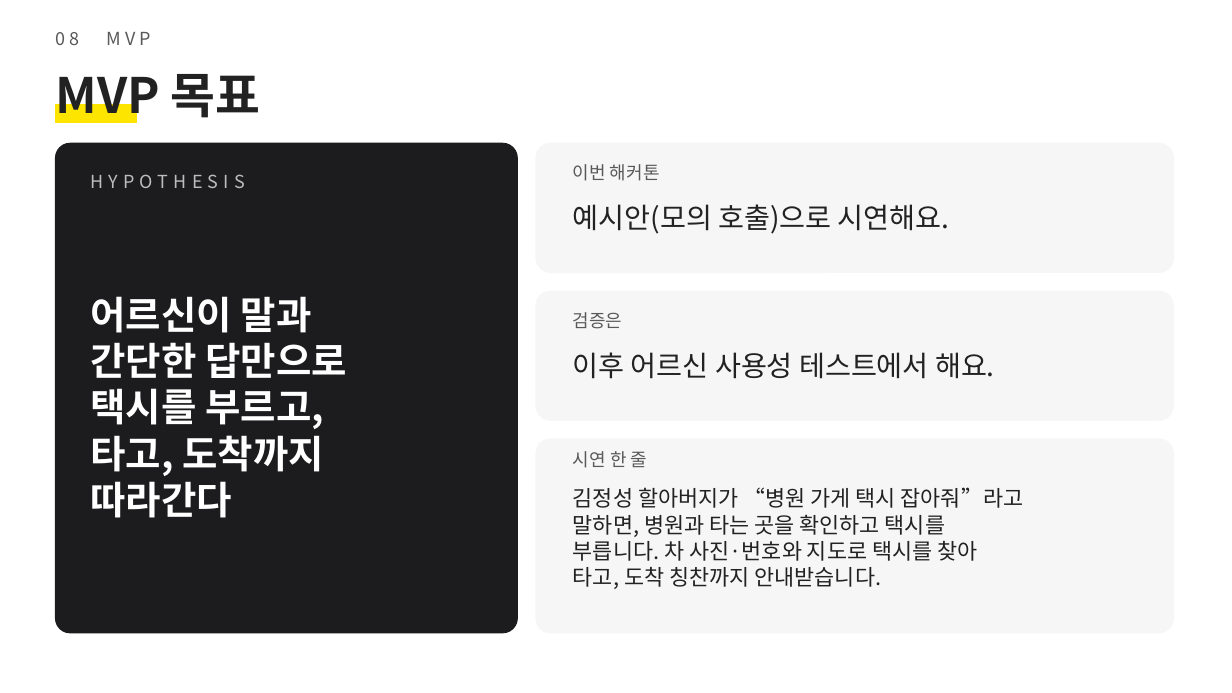
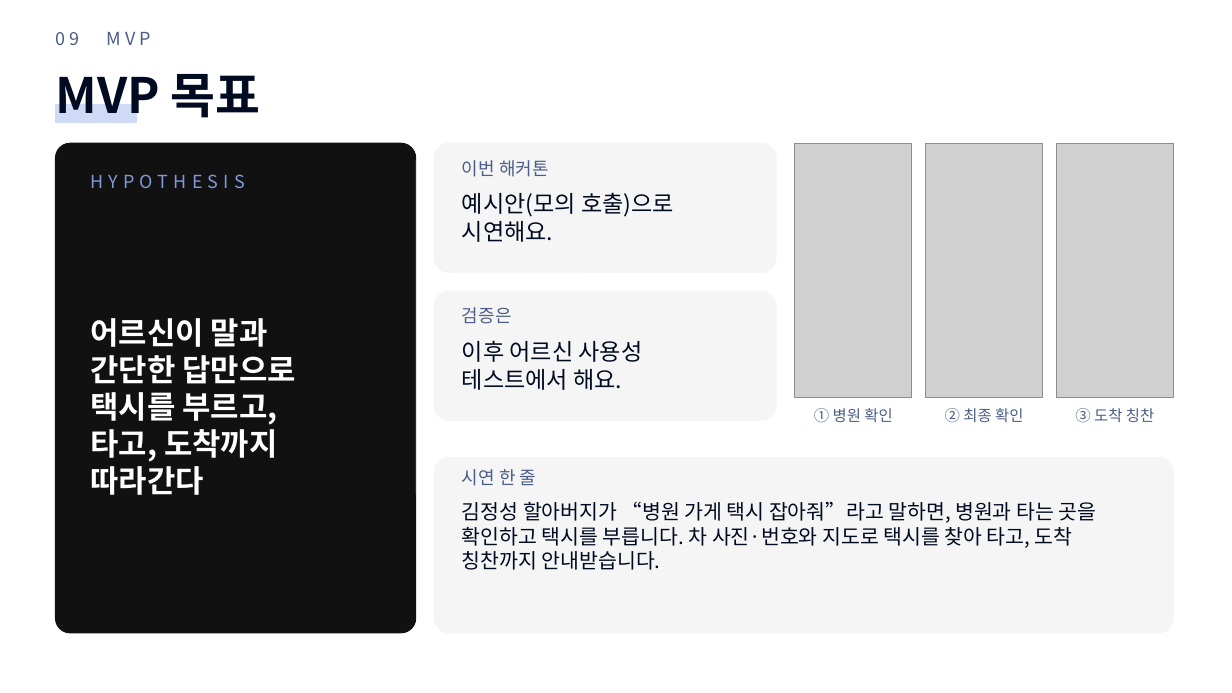
Before and after one commit to forethinkfi/HK06_4N, a slide deck: slide 10 of docs/presentation/gyeotae-user-research.pptx (slide 9 before the commit). Drawn at 1232x693 pixels with LibreOffice and Linux fonts; fonts in the diff are those of the drawing; grey boxes stand for pictures. Boxes give left, top, right and bottom in pixels: in the first picture for what was removed or moved away, otherwise in the second. Text is boxed around its words. In the diff, an @@ line names an element or a change of style, - is before the commit and + after.

```diff
--- a/docs/presentation/gyeotae-user-research.pptx
+++ b/docs/presentation/gyeotae-user-research.pptx
@@ title "MVP 목표" at box(55, 74, 261, 118): text colour #222222 to #000A20 @@
@@ text at box(107, 32, 151, 45): text changed; text colour #595959 to #4B5D86 @@
-08 MVP
+09 MVP
@@ rectangle at box(55, 104, 137, 123): fill #FEE500 to #CFDAF6; outline #FEE500 1 pt to #CFDAF6 1 pt @@
@@ rounded rectangle: place and size @@
-rounded rectangle at box(55, 143, 518, 633)
+rounded rectangle at box(55, 143, 416, 633)
@@ rounded rectangle at box(55, 143, 416, 633): fill #1C1C1E to #111111; outline #1C1C1E 0.75 pt to #111111 0.75 pt; proportions changed @@
@@ rounded rectangle added at box(434, 143, 776, 273), fill #F5F5F5, outline #F5F5F5 0.75 pt @@
@@ rounded rectangle removed at box(536, 143, 1174, 273) @@
@@ picture added at box(795, 143, 912, 397) @@
@@ picture added at box(926, 143, 1043, 397) @@
@@ picture added at box(1056, 143, 1174, 397) @@
@@ text "HYPOTHESIS" at box(91, 174, 245, 188): text colour #BDBDBD to #8298DC @@
@@ text "이번 해커톤": place and size @@
-text "이번 해커톤" at box(573, 164, 660, 181)
+text "이번 해커톤" at box(462, 160, 549, 177)
@@ text at box(462, 192, 674, 242): text changed; size 22 to 18 pt; text colour #222222 to #000A20 @@
-예시안(모의 호출)으로 시연해요.
+예시안(모의 호출)으로
+시연해요.
@@ text "어르신이 말과" at box(91, 318, 296, 495): size 30 to 24 pt @@
@@ rounded rectangle added at box(434, 291, 776, 421), fill #F5F5F5, outline #F5F5F5 0.75 pt @@
@@ rounded rectangle removed at box(536, 291, 1174, 421) @@
@@ text colour #595959 to #4B5D86 in 3 elements at box(462, 469, 537, 486), box(462, 160, 549, 177), box(462, 307, 512, 324) @@
@@ text "검증은": place and size @@
-text "검증은" at box(573, 312, 623, 329)
+text "검증은" at box(462, 307, 512, 324)
@@ text at box(462, 340, 643, 390): text changed; size 22 to 18 pt; text colour #222222 to #000A20 @@
-이후 어르신 사용성 테스트에서 해요.
+이후 어르신 사용성
+테스트에서 해요.
@@ text added at box(814, 408, 892, 423), 12 pt, text #4B5D86 @@
+① 병원 확인
@@ text added at box(945, 408, 1023, 423), 12 pt, text #4B5D86 @@
+② 최종 확인
@@ text added at box(1075, 408, 1154, 423), 12 pt, text #4B5D86 @@
+③ 도착 칭찬
@@ rounded rectangle: place and size @@
-rounded rectangle at box(536, 439, 1174, 633)
+rounded rectangle at box(434, 457, 1174, 633)
@@ rounded rectangle at box(434, 457, 1174, 633): fill #F6F6F7 to #F5F5F5; outline #F6F6F7 0.75 pt to #F5F5F5 0.75 pt; proportions changed @@
@@ text "시연 한 줄": place and size @@
-text "시연 한 줄" at box(573, 451, 648, 468)
+text "시연 한 줄" at box(462, 469, 537, 486)
@@ text at box(462, 501, 1097, 570): text changed; size 17 to 16 pt; text colour #222222 to #000A20 @@
-김정성 할아버지가 “병원 가게 택시 잡아줘”라고
-말하면, 병원과 타는 곳을 확인하고 택시를
-부릅니다. 차 사진·번호와 지도로 택시를 찾아
-타고, 도착 칭찬까지 안내받습니다.
+김정성 할아버지가 “병원 가게 택시 잡아줘”라고 말하면, 병원과 타는 곳을 확인하고 택시를 부릅니다. 차 사진·번호와 지도로 택시를 찾아 타고, 도착 칭찬까지 안내받습니다.
```
Also in this commit, not shown: 8 other slides changed, 1 slide added.
